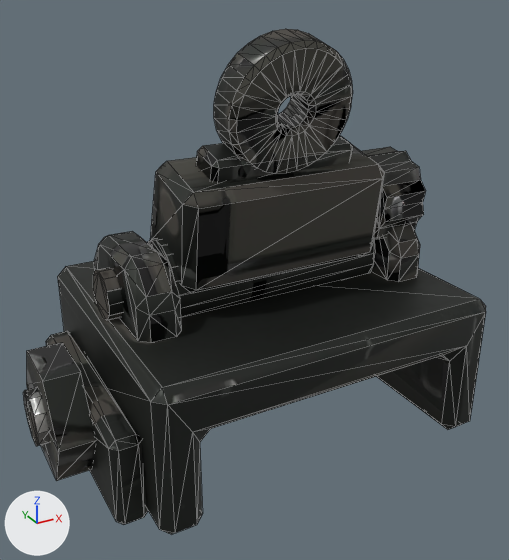
One commit to the glTF model props/armas/acessorios/alca_rebativel.glb: the scene before it, then after it.
Rendered twice from a camera (50 mm lens) standing at (-0.0265, -0.0469, 0.0279) and looking at (-0.0018, -0.002, 0.0055). The lights are fixed; the arrows at lower left show +X, +Y and +Z. The older version comes first. Mesh edges are drawn as thin lines. Where no turn or scale is listed for an object, it has been applied to the vertices. Vertices at exactly the same position are counted once.

Before the edit, the objects in view are built like this:
```python
me_alca_rebativel_base = bpy.data.meshes.new('alca_rebativel_base')
me_alca_rebativel_base.from_pydata(...)  # 212 vertices, 392 faces; spans x -0.0198..0.0142, y -0.012..0.012, z -0.0078..0.0096
me_alca_rebativel_base.materials.append(mat_alca_rebativel_a)
me_alca_rebativel_lamina = bpy.data.meshes.new('alca_rebativel_lamina')
me_alca_rebativel_lamina.from_pydata(...)  # 364 vertices, 708 faces; spans x -0.009..0.0131, y -0.0058..0.0034, z -0.0034..0.0183
me_alca_rebativel_lamina.materials.append(mat_alca_rebativel_a)
ob_alca_rebativel_base = bpy.data.objects.new('alca_rebativel_base', me_alca_rebativel_base)
ob_alca_rebativel_base.location = (0.0, 0.0, 0.0)
ob_alca_rebativel_lamina = bpy.data.objects.new('alca_rebativel_lamina', me_alca_rebativel_lamina)
ob_alca_rebativel_lamina.location = (0.0, 0.0, 0.006)
```
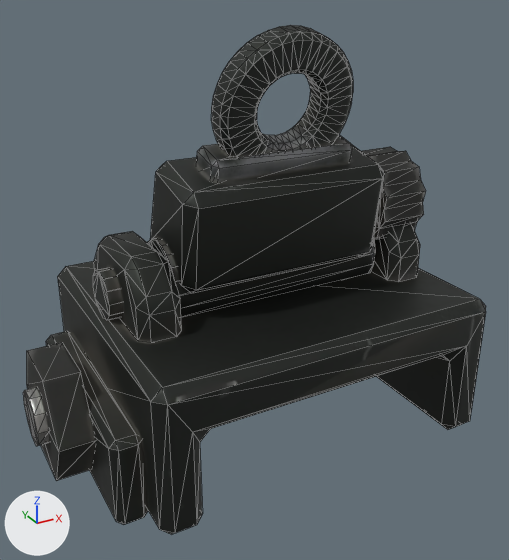
Where the change shows, as pixel boxes [x1, y1, x2, y2] in the pictures (509 x 560 px):
'alca_rebativel_lamina', reshaped: before [147, 29, 426, 317]; after [147, 25, 426, 317]
part 1 of me_alca_rebativel_base, surface changed: [23, 224, 486, 508] in both
part 2 of me_alca_rebativel_lamina, rebuilt: before [214, 29, 353, 174]; after [211, 25, 353, 157]
part 3 of me_alca_rebativel_lamina, surface changed: [147, 135, 426, 297] in both

Patch to the scene script:
```diff
--- a/props/armas/acessorios/alca_rebativel.glb.py
+++ b/props/armas/acessorios/alca_rebativel.glb.py
@@ me_alca_rebativel_base @@
 me_alca_rebativel_base.from_pydata(...)  # 212 vertices, 392 faces; spans x -0.0198..0.0142, y -0.012..0.012, z -0.0078..0.0096
 # used by ob_alca_rebativel_base; location = (0.0, 0.0, 0.0)
+# me_alca_rebativel_base part 1: texture (UV) coordinates of 383 of 392 faces, centred in x -0.0198..0.0142, y -0.012..0.012, z -0.0078..0.0096, changed; they spanned u 0.0..0.98, v 0.0..0.99 and now span u 0.0..0.98, v 0.0..0.99
 me_alca_rebativel_base.materials.append(mat_alca_rebativel_a)
@@ me_alca_rebativel_lamina @@
 # used by ob_alca_rebativel_lamina; location = (0.0, 0.0, 0.006)
-me_alca_rebativel_lamina.from_pydata(...)  # 364 vertices, 708 faces; spans x -0.009..0.0131, y -0.0058..0.0034, z -0.0034..0.0183
+me_alca_rebativel_lamina.from_pydata(...)  # 444 vertices, 868 faces; spans x -0.009..0.0131, y -0.0054..0.0034, z -0.0034..0.0185
+# me_alca_rebativel_lamina part 2: the loose piece of 208 vertices spanning x -0.005..0.005, y -0.0058..-0.0005, z 0.008..0.0183 is rebuilt with 288 vertices and now spans x -0.0054..0.0054, y -0.0054..-0.0009, z 0.0077..0.0185
+# me_alca_rebativel_lamina part 3: 284 kept faces spanning x -0.009..0.0131, y -0.0051..0.0034, z -0.0034..0.0105 get new texture (UV) coordinates
 me_alca_rebativel_lamina.materials.append(mat_alca_rebativel_a)
```
